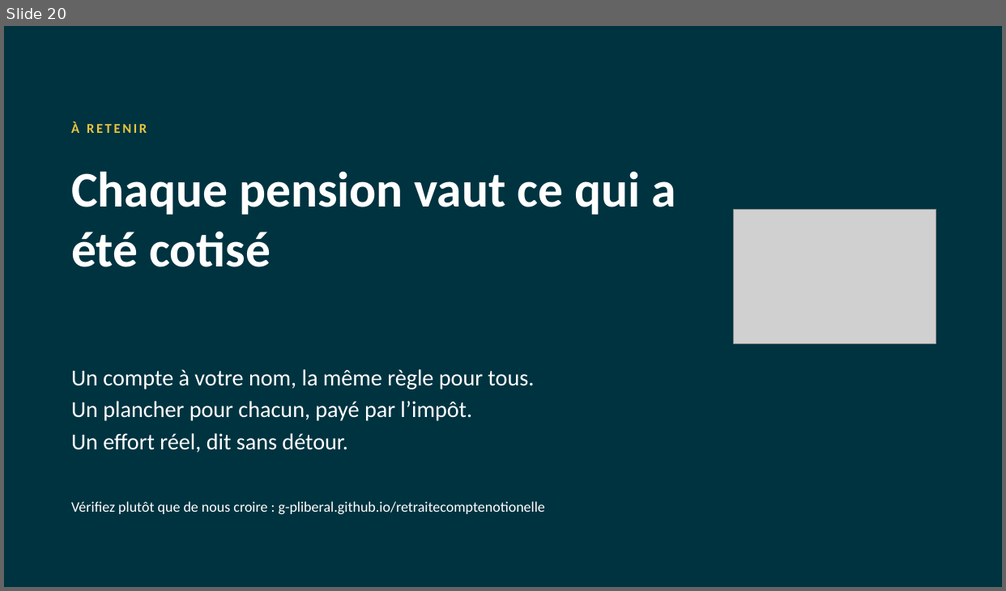
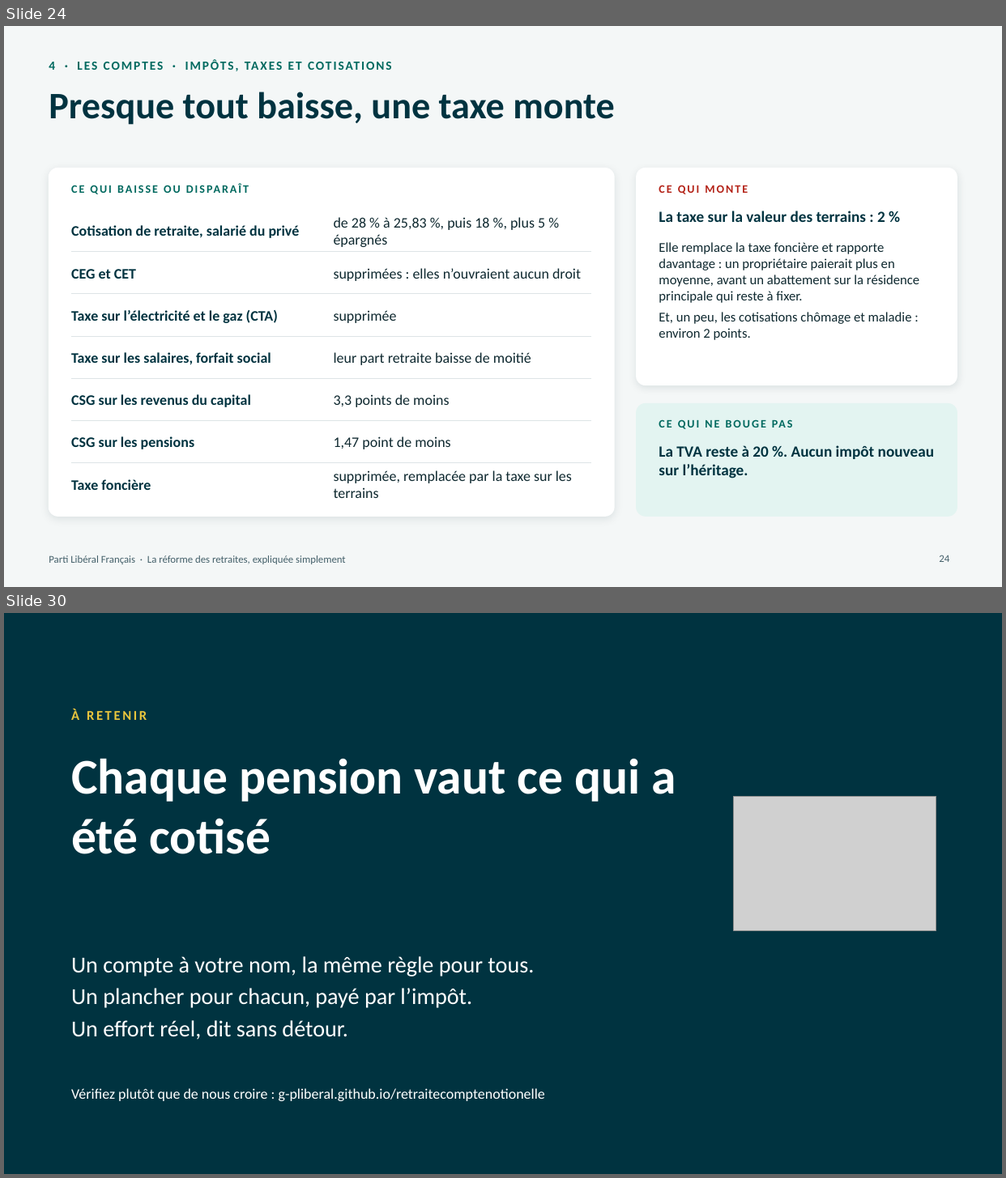
Before and after one commit to g-pliberal/retraitecomptenotionelle, a slide deck: docs/presentation_adherents_novembre_2026.pptx. Shown one above the other, each under a label of ours: slide 20 before the commit, slides 24 and 30 after it; the slides between them are not shown. The pictures are 1006x591 and 1006x1178 pixels, drawn with LibreOffice and Linux fonts; fonts in the diff are those of the drawing; grey boxes stand for pictures. Boxes give left, top, right and bottom in pixels: in the first picture for what was removed or moved away, otherwise in the second. Text is boxed around its words. In the diff, an @@ line names an element or a change of style, - is before the commit and + after.

```diff
--- a/docs/presentation_adherents_novembre_2026.pptx
+++ b/docs/presentation_adherents_novembre_2026.pptx
@@ slide 24 added at bbox=[4, 26, 1002, 587], background #F4F7F7 @@
@@ text added at bbox=[49, 62, 55, 70], 12 pt, text #00695F, bold @@
+4 · LES COMPTES · IMPÔTS, TAXES ET COTISATIONS
@@ title added at bbox=[49, 92, 614, 125], 36 pt, text #003340, bold @@
+Presque tout baisse, une taxe monte
@@ rounded rectangle added at bbox=[49, 169, 614, 516], fill #FFFFFF, outline #FFFFFF 1 pt @@
@@ rounded rectangle added at bbox=[637, 169, 957, 386], fill #FFFFFF, outline #FFFFFF 1 pt @@
@@ text added at bbox=[71, 182, 588, 203], 11 pt, text #00695F, bold @@
+CE QUI BAISSE OU DISPARAÎT
@@ text added at bbox=[658, 185, 748, 194], 11 pt, text #B42318, bold @@
+CE QUI MONTE
@@ text added at bbox=[334, 217, 545, 247], 14 pt, text #0F2930 @@
+de 28 % à 25,83 %, puis 18 %, plus 5 % épargnés
@@ text added at bbox=[658, 211, 885, 222], 15 pt, text #003340, bold @@
+La taxe sur la valeur des terrains : 2 %
@@ text added at bbox=[71, 225, 300, 238], 14 pt, text #003340, bold @@
+Cotisation de retraite, salarié du privé
@@ text added at bbox=[658, 242, 919, 340], 13 pt, text #0F2930 @@
+Elle remplace la taxe foncière et rapporte davantage : un propriétaire paierait plus en moyenne, avant un abattement sur la résidence principale qui reste à fixer.
+Et, un peu, les cotisations chômage et maladie : environ 2 points.
@@ line added from (71, 252) to (592, 252), #DDE4E6 0.75 pt @@
@@ text added at bbox=[334, 268, 581, 281], 14 pt, text #0F2930 @@
+supprimées : elles n’ouvraient aucun droit
@@ text added at bbox=[71, 269, 136, 279], 14 pt, text #003340, bold @@
+CEG et CET
@@ line added from (71, 294) to (592, 294), #DDE4E6 0.75 pt @@
@@ text added at bbox=[71, 310, 278, 323], 14 pt, text #003340, bold @@
+Taxe sur l’électricité et le gaz (CTA)
@@ text added at bbox=[334, 310, 397, 323], 14 pt, text #0F2930 @@
+supprimée
@@ line added from (71, 336) to (592, 336), #DDE4E6 0.75 pt @@
@@ text added at bbox=[71, 352, 271, 365], 14 pt, text #003340, bold @@
+Taxe sur les salaires, forfait social
@@ text added at bbox=[334, 352, 531, 365], 14 pt, text #0F2930 @@
+leur part retraite baisse de moitié
@@ line added from (71, 378) to (592, 378), #DDE4E6 0.75 pt @@
@@ text added at bbox=[71, 395, 251, 408], 14 pt, text #003340, bold @@
+CSG sur les revenus du capital
@@ text added at bbox=[334, 395, 449, 408], 14 pt, text #0F2930 @@
+3,3 points de moins
@@ rounded rectangle added at bbox=[637, 404, 957, 516], fill #E3F4F1, outline #E3F4F1 1 pt @@
@@ line added from (71, 420) to (592, 420), #DDE4E6 0.75 pt @@
@@ text added at bbox=[71, 437, 194, 450], 14 pt, text #003340, bold @@
+CSG sur les pensions
@@ text added at bbox=[334, 437, 450, 450], 14 pt, text #0F2930 @@
+1,47 point de moins
@@ text added at bbox=[659, 416, 936, 437], 11 pt, text #00695F, bold @@
+CE QUI NE BOUGE PAS
@@ text added at bbox=[658, 446, 934, 479], 15 pt, text #003340, bold @@
+La TVA reste à 20 %. Aucun impôt nouveau sur l’héritage.
@@ line added from (71, 463) to (592, 463), #DDE4E6 0.75 pt @@
@@ text added at bbox=[71, 480, 151, 490], 14 pt, text #003340, bold @@
+Taxe foncière
@@ text added at bbox=[334, 471, 572, 498], 14 pt, text #0F2930 @@
+supprimée, remplacée par la taxe sur les terrains
@@ text added at bbox=[49, 556, 346, 565], 10 pt, text #44606A @@
+Parti Libéral Français · La réforme des retraites, expliquée simplement
@@ page number added at bbox=[939, 555, 949, 562], 10 pt, text #44606A @@
+24
@@ what was slide 20 is now slide 30 @@
```
Also in this commit, not shown: 18 slides changed, 9 other slides added, 2 other files.
